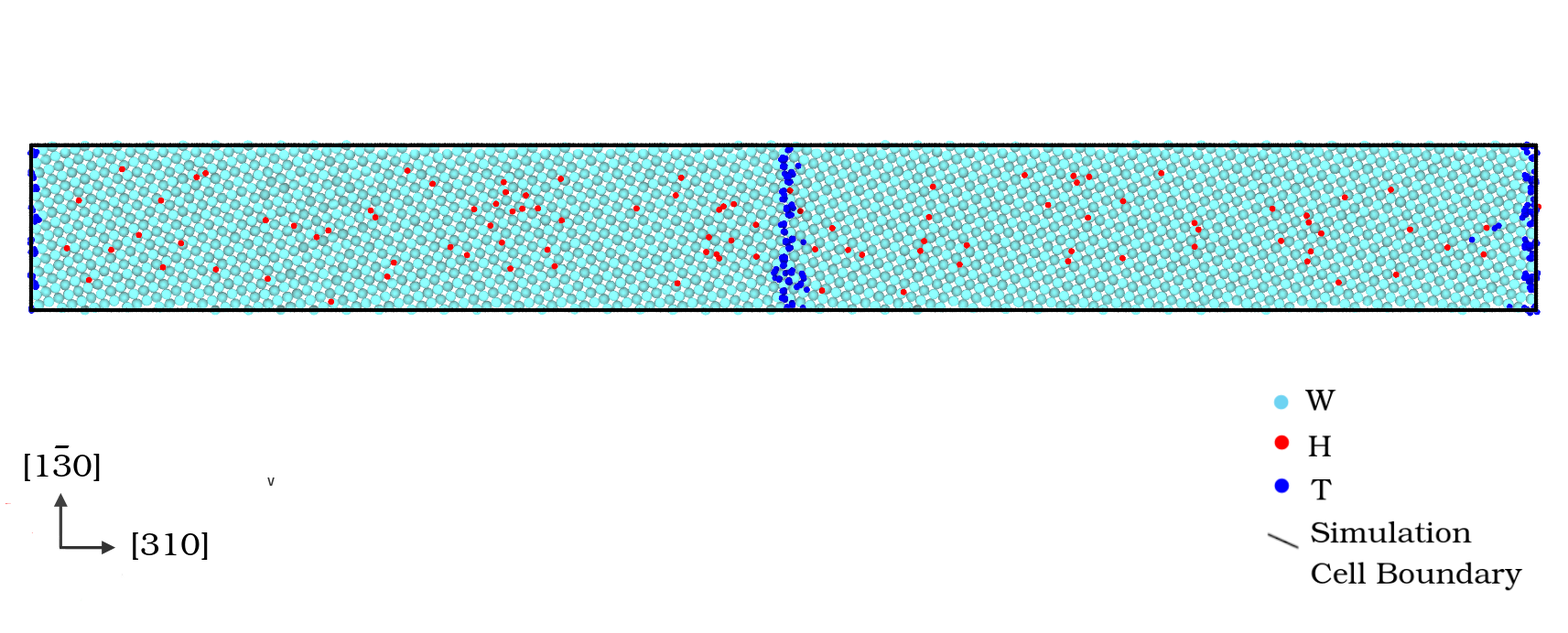
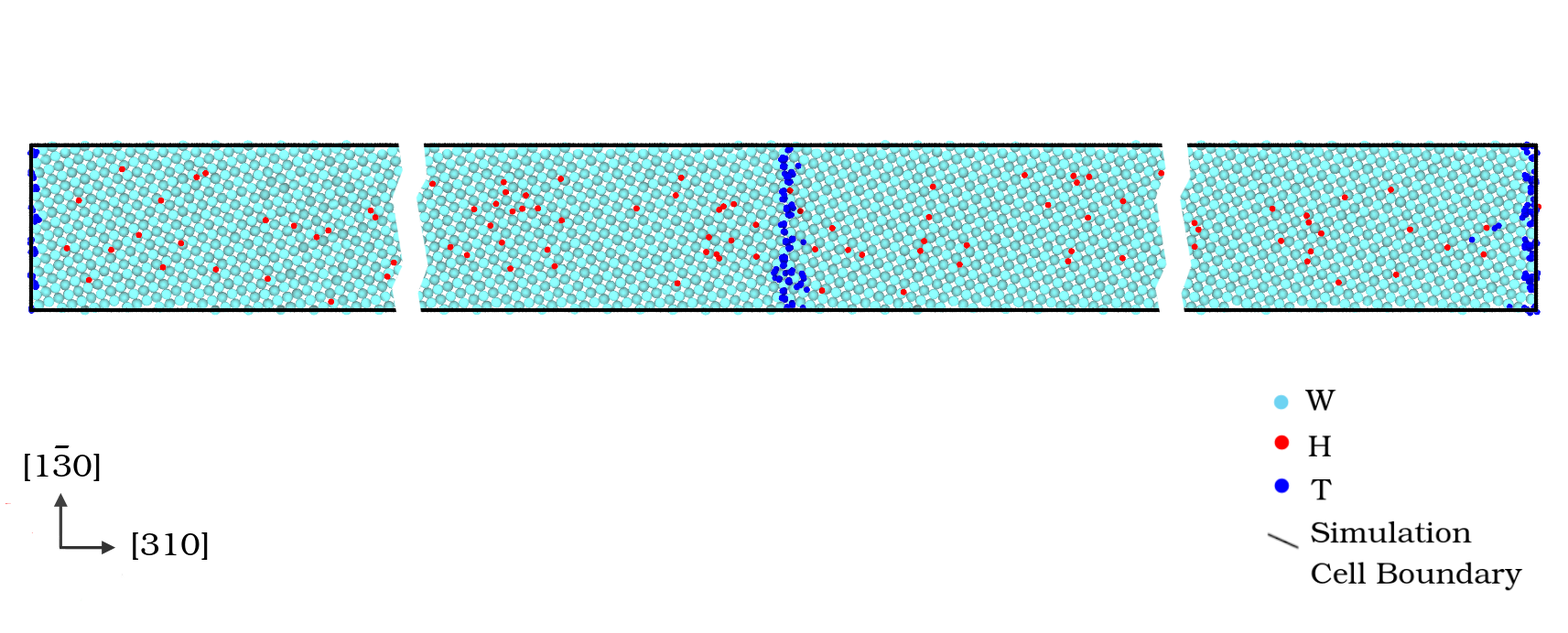
Comparing the layer stacks of the two (1568, 633) images. Changes:
added layer "Cut copy" above "Cut" over [1155, 140, 1192, 315]
added layer "Cut" above "Key copy" over [391, 142, 429, 316]
removed layer "v" over [267, 477, 275, 487]
